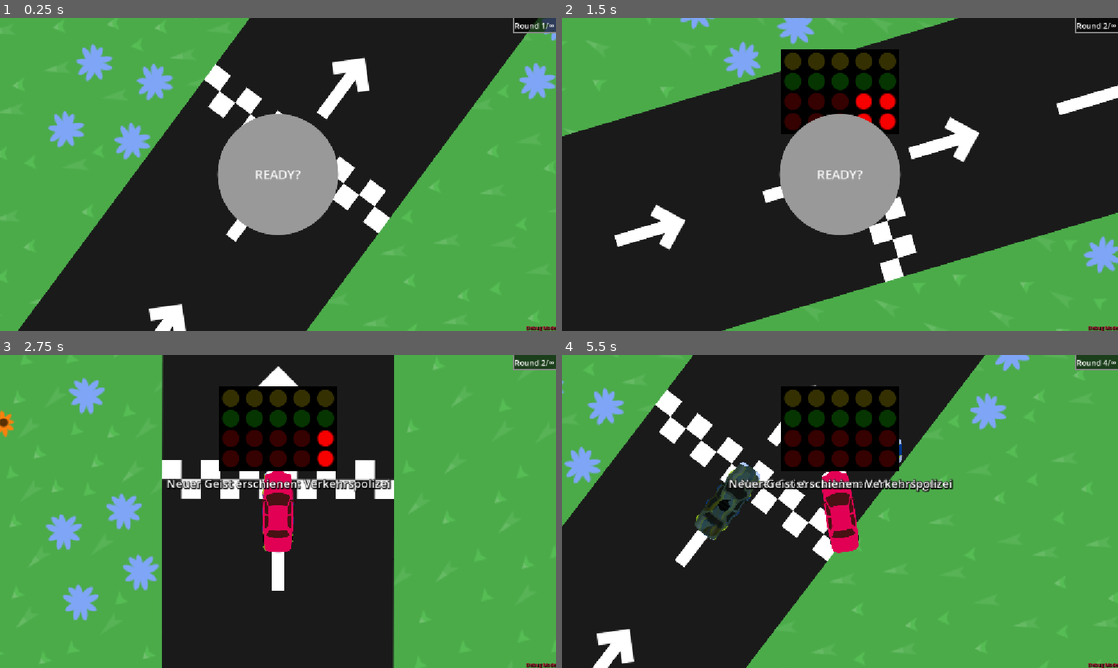
Above: before the commit, frames 1-4 (two rows, left to right).
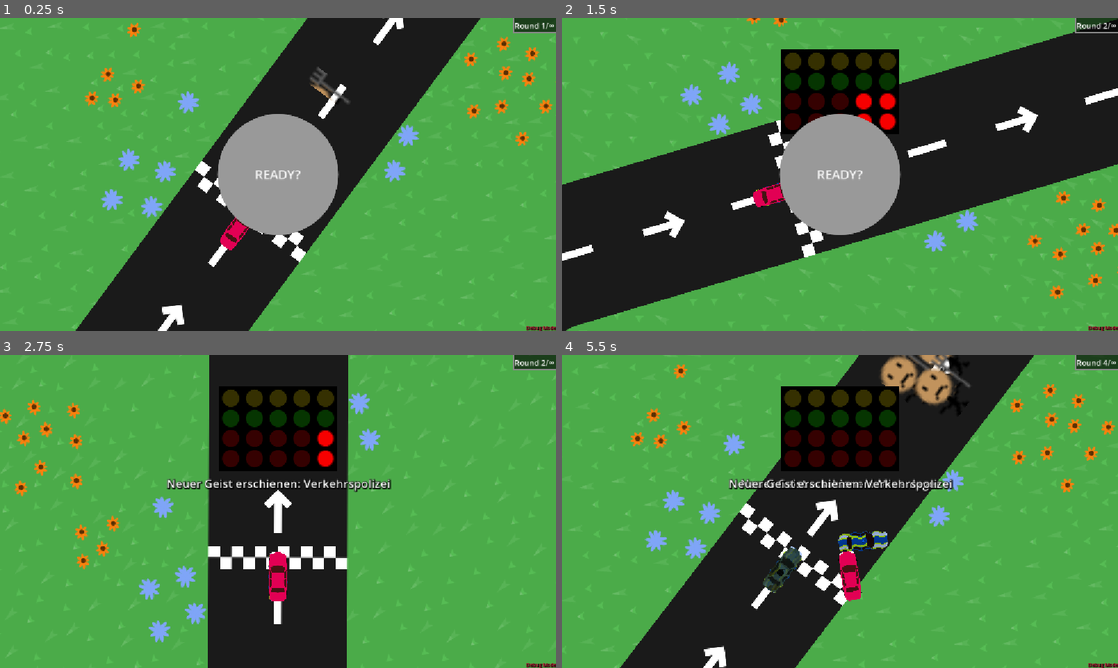
Above: after the commit, the same moments.

Repository: KIT-GameJam/dattel-jam
Game: Godot game, scene res://core/game_manager.tscn
Same seed, same stepped clock (60 frames per second), same inputs: the game is played once before the commit and once after it. Sound files missing from this copy of the repository are replaced by a short silence.
Inputs (mouse positions are in pixels of both pictures, inside the frame that each line leads up to):
- Up to frame 1 (0.25 s): no input
- Up to frame 2 (1.5 s): click "READY?" at 0.5 s; move the mouse to (962, 158) at 1.27 s; hold D (right) from 1.28 s (still down); tap Space (temp_reach_goal) at 1.35 s
- Up to frame 3 (2.75 s): release D (right) at 2 s; click "READY?" at 2 s
- Up to frame 4 (5.5 s): move the mouse to (728, 527) at 2.77 s; hold S (down) 2.78-3.53 s; tap Space (temp_reach_goal) every 0.75 s from 2.85 to 5.1 s; move the mouse to (895, 442) at 3.52 s; hold D (right) 3.53-4.28 s; move the mouse to (812, 574) at 4.27 s; hold W (up) 4.28-5.03 s; move the mouse to (1006, 558) at 5.02 s; hold A (left) from 5.03 s (still down)

The runs differ from the first frame. In frame 1, 27% of the frame differs, in the area x 0-100%, y 0-100%; in frame 2, 29%; in frame 3, 25%; in frame 4, 41%.

Commit message:
großer spaß

Diff:
--- a/core/player_car.gd
+++ b/core/player_car.gd
@@ -17,6 +17,7 @@
 var speed := 0.0
 var is_turning := false
 var curr_tire_rot: int = 0
+var gas_pedal_factor := 1.0
 
 func turn_left(angle: float) -> void:
 	rotation -= angle
@@ -41,6 +42,12 @@
 		turn_right(ROTATION_SPEED * delta)
 		rotate_tire(1)
 		is_turning = true
+	if Input.is_action_pressed("up"):
+		gas_pedal_factor = 1.5
+	elif Input.is_action_pressed("down"):
+		gas_pedal_factor = 0.7
+	else:
+		gas_pedal_factor = 1.0
 
 func pausable_physics_process(delta: float) -> void:
 	process_input(delta)
@@ -49,7 +56,7 @@
 		if is_instance_of(area, Road):
 			ground_speed = area.drive_speed
 			break
-	var max_speed: float = ground_speed * MAX_SPEED
+	var max_speed: float = ground_speed * MAX_SPEED * gas_pedal_factor
 	if is_turning:
 		max_speed *= TURNING_MAX_SPEED_DAMP
 	speed += ACCEL * delta
--- a/core/player_car.tscn
+++ b/core/player_car.tscn
@@ -56,8 +56,9 @@
 texture = ExtResource("3_jmafn")
 
 [node name="Camera2D" type="Camera2D" parent="." unique_id=1496874864]
+position = Vector2(0, -30)
 ignore_rotation = false
-zoom = Vector2(10, 10)
+zoom = Vector2(6, 6)
 position_smoothing_speed = 25.0
 rotation_smoothing_enabled = true
 
